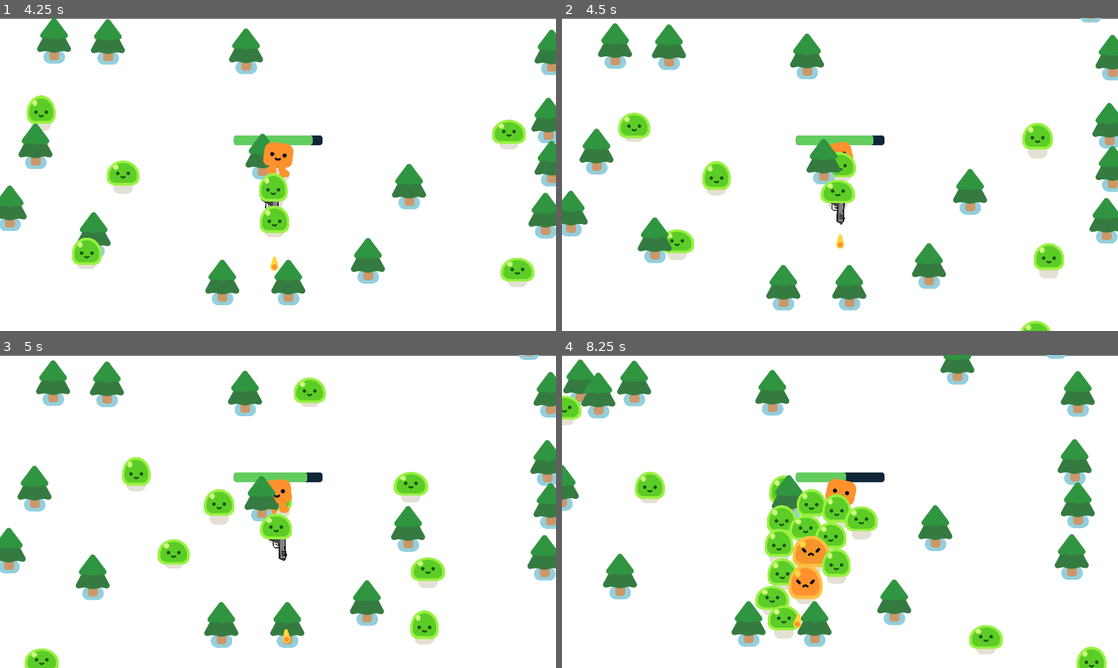
Above: before the commit, frames 1-4 (two rows, left to right).
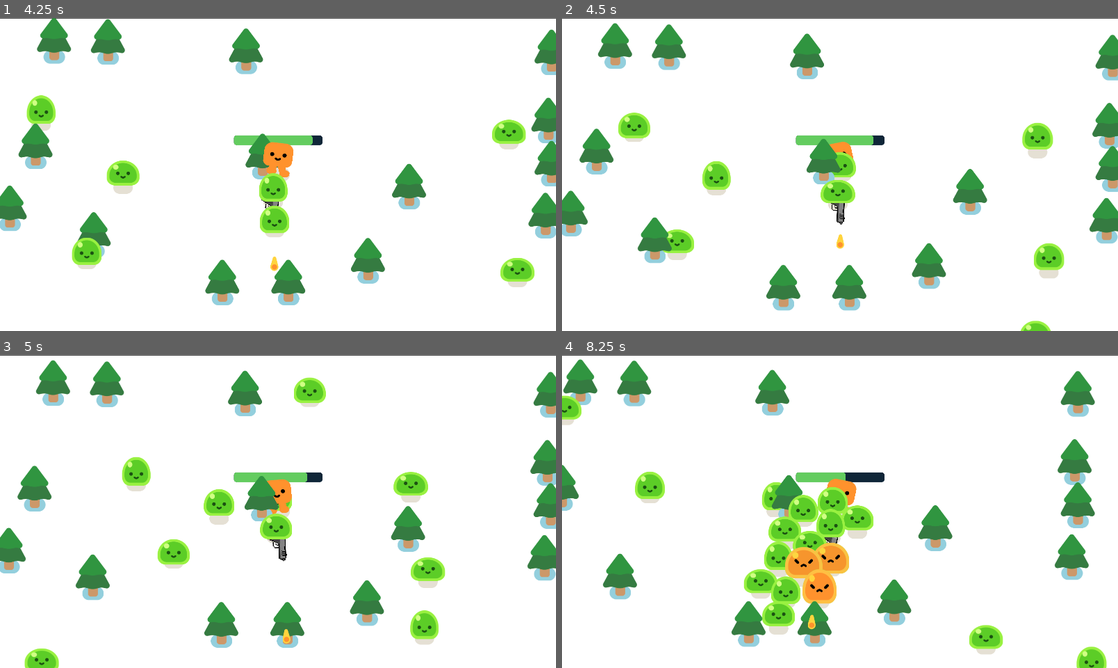
Above: after the commit, the same moments.

Repository: 63csmith/slime_game
Game: Godot game, scene res://main_menu.tscn
Two runs of this game, one before a commit and one after it. Both use one fixed random seed, a clock stepped at 60 frames per second and the inputs below.
Inputs:
- Up to frame 1 (4.25 s): click "Play" at 0.5 s; hold D (move_right) 1.28-2.03 s; hold S (move_down) 2.03-2.78 s; hold D (move_right) 2.78-3.53 s; hold W (move_up) from 3.53 s (still down)
- Up to frame 2 (4.5 s): release W (move_up) at 4.28 s; hold A (move_left) from 4.28 s (still down)
- Up to frame 3 (5 s): keep holding A (move_left)
- Up to frame 4 (8.25 s): release A (move_left) at 5.78 s; hold S (move_down) 5.78-6.53 s; hold D (move_right) 6.53-7.28 s; hold W (move_up) 7.28-8.03 s; hold D (move_right) from 8.03 s (still down)

Frame 1 is identical in both runs. In frame 2, less than 0.1% of the frame differs, in the area x 93-97%, y 0-2%; in frame 3, less than 0.1%; in frame 4, 6.2%, in the area x 3-91%, y 0-91%.

Commit message:
Update run_game.gd

Diff:
--- a/run_game.gd
+++ b/run_game.gd
@@ -19,7 +19,7 @@
 
 func _on_timer_timeout():
 	spawn_mob()
-	spawn_tree()
+	#spawn_tree()
 
 func _on_player_health_depleted():
 	$GameOver.visible = true
